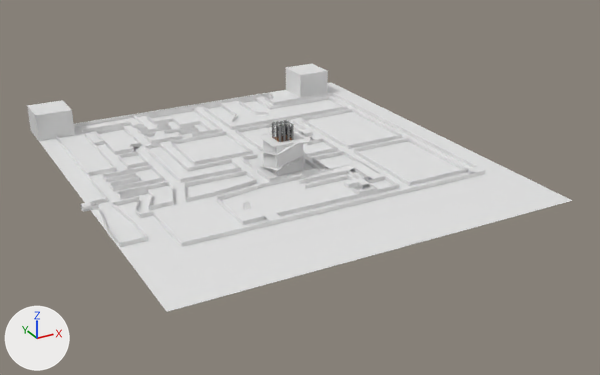
The Blender file godot-4-jam-template-main/assets/3d/ferocious_forest/forest.blend as it was, and as the next commit left it.
Before and after are seen from a 50 mm lens placed at (-909.0, -1742.0, 807.0), pointed at (34.0, -28.0, -50.0). Every picture has the same lights, and +X, +Y and +Z are marked at lower left.

Names of what the first picture shows: 'Cube', 'Cube.001', 'enemy-area-col', 'enemy-cube1-col', 'enemy_area_2-col', 'levelfloor-col', 'pyramid-col', 'tunnels-col'.
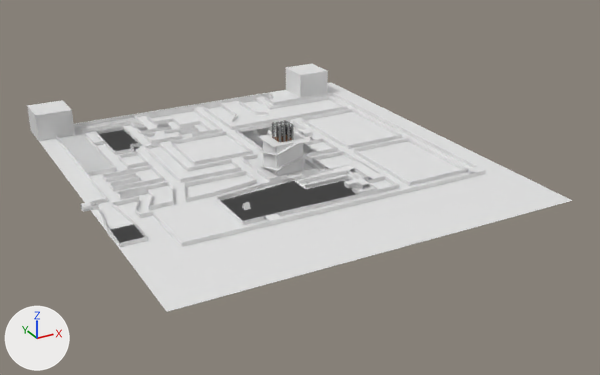
The change, as JSON lines over the scene's bpy script:
```json
{"block": "me_cube_004", "where": "# used by ob_tunnels_col; location = (-440.0, 0.0, 5.0)"}
{"op": "remove", "block": "me_cube_004", "code": "me_cube_004.from_pydata(...)  # 653 vertices, 514 faces; spans x -57.0..865.0, y -278.0..568.0, z -5.0..5.0"}
{"op": "add", "block": "me_cube_004", "code": "me_cube_004.from_pydata(...)  # 646 vertices, 333 faces; spans x -57.0..865.0, y -278.0..568.0, z -5.0..5.0"}
{"block": "me_cube_004", "change": "me_cube_004 part 1"}
{"block": "me_cube_004", "change": "7 vertices are removed from x 86.0..625.0, y -248.0..298.0, z -5.0"}
{"block": "me_cube_004", "change": "181 faces are deleted"}
```

Where the change shows, as pixel boxes [x1, y1, x2, y2] in the pictures (600 x 375 px):
```json
{"object": "levelfloor-col", "change": "moved", "before": [39, 83, 573, 312], "after": [39, 83, 573, 312]}
{"part": 1, "of": "me_cube_004", "change": "deleted", "before": [83, 96, 476, 242]}
{"object": "enemy_area_2-col", "change": "unchanged, covered by the edit", "before": [221, 165, 356, 221], "after": [222, 165, 356, 221]}
```
